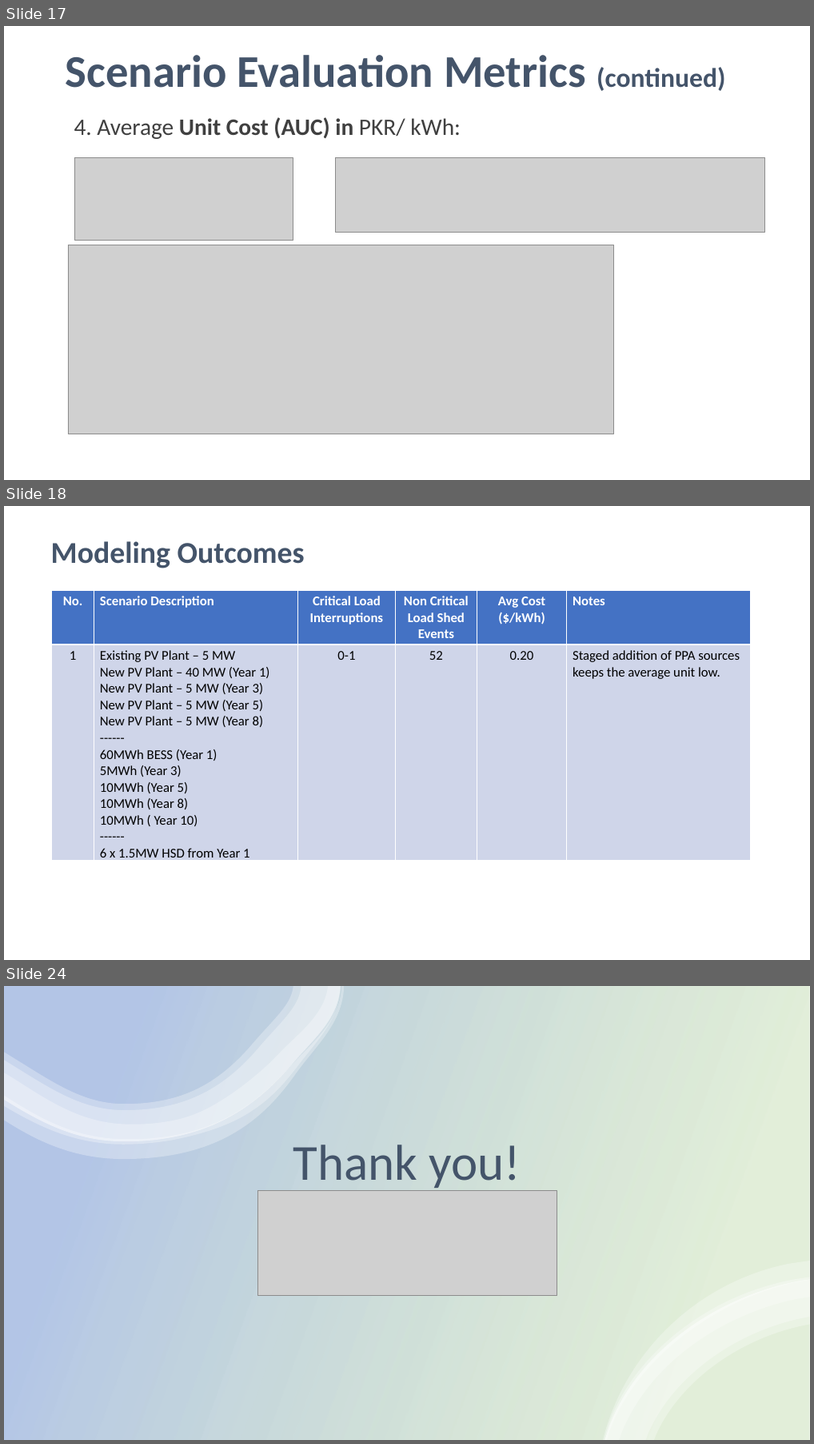
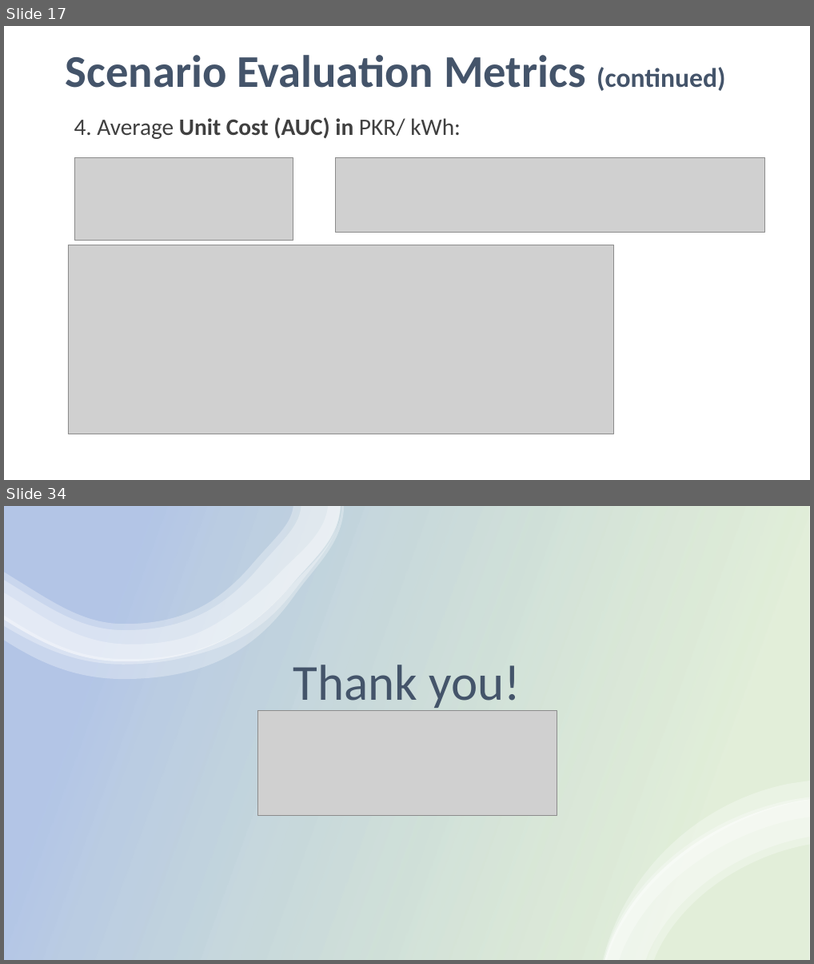
Before and after one commit to mz-mustafa/energy-mix-optimiser, a slide deck: Reporting/SECMC EEM Deck v4.0.pptx. Shown one above the other, each under a label of ours: slides 17, 18 and 24 before the commit, slides 17 and 34 after it; the slides between them are not shown. The pictures are 814x1444 and 814x964 pixels, drawn with LibreOffice and Linux fonts; fonts in the diff are those of the drawing; grey boxes stand for pictures. Boxes give left, top, right and bottom in pixels: in the first picture for what was removed or moved away, otherwise in the second. Text is boxed around its words. In the diff, an @@ line names an element or a change of style, - is before the commit and + after.

```diff
--- a/Reporting/SECMC EEM Deck v4.0.pptx
+++ b/Reporting/SECMC EEM Deck v4.0.pptx
@@ slide 18 removed at [4, 506, 810, 960], background #FFFFFF @@
@@ text removed at [51, 541, 305, 568] @@
-Modeling Outcomes
@@ table removed at [52, 590, 751, 864], 2 rows, 6 columns @@
-No. | Scenario Description | Critical Load Interruptions | Non Critical Load Shed Events | Avg Cost ($/kWh) | Notes
-1 | Existing PV Plant – 5 MW / New PV Plant – 40 MW (Year 1) / New PV Plant – 5 MW (Year 3) / New PV Plant – 5 MW (Year 5) / New PV Plant – 5 MW (Year 8) / ------ / 60MWh BESS (Year 1) / 5MWh (Year 3) / 10MWh (Year 5) / 10MWh (Year 8) / 10MWh ( Year 10) / ------ / 6 x 1.5MW HSD from Year 1 | 0-1 | 52 | 0.20 | Staged addition of PPA sources keeps the average unit low.
@@ what was slide 24 is now slide 34 @@
```
Also in this commit, not shown: 7 slides changed, 11 slides added, 8 other files.
